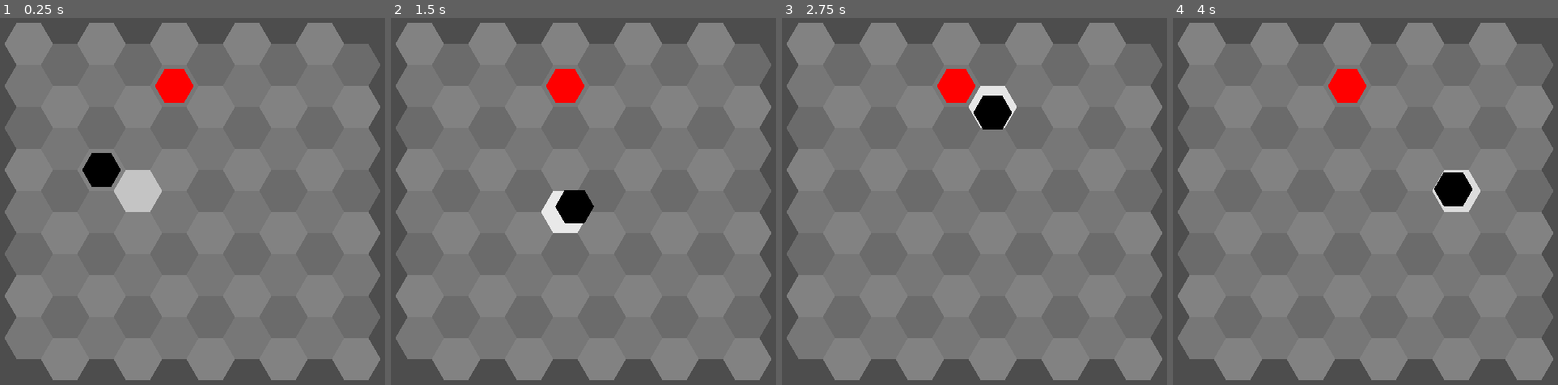
Above: before the commit, frames 1-4 (left to right).
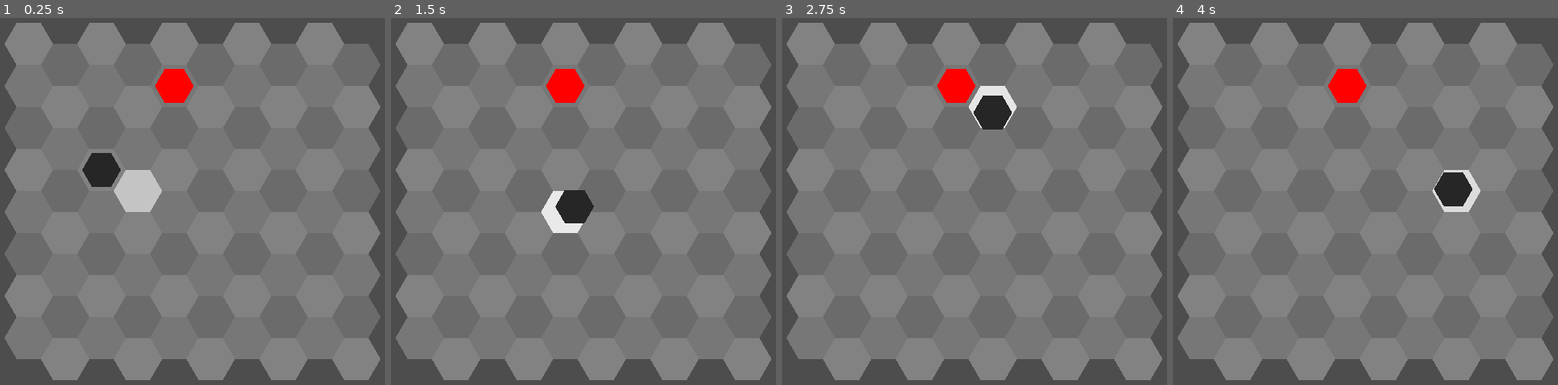
Above: after the commit, the same moments.

Repository: redpebble/sneksagon
Game: Godot game, scene res://scenes/map.tscn
Two runs of this game, one before a commit and one after it. Both use one fixed random seed, a clock stepped at 60 frames per second and the inputs below.
Inputs (mouse positions are in pixels of both pictures, inside the frame that each line leads up to):
- Up to frame 1 (0.25 s): no input
- Up to frame 2 (1.5 s): move the mouse to (691, 175) at 0.52 s; press the mouse at (691, 175) at 0.53 s; move the mouse to (487, 227) at 1.27 s; release the mouse at (487, 227) at 1.28 s; click (487, 227) at 1.35 s
- Up to frame 3 (2.75 s): move the mouse to (1024, 95) at 2.02 s; press the mouse at (1024, 95) at 2.03 s
- Up to frame 4 (4 s): move the mouse to (1342, 296) at 2.77 s; release the mouse at (1342, 296) at 2.78 s; click (1342, 296) at 2.85 s; move the mouse to (1511, 274) at 3.52 s; press the mouse at (1511, 274) at 3.53 s

The runs differ from the first frame. In frame 1, 0.7% of the frame differs, in the area x 21-32%, y 36-47%; in frame 2, 0.7%; in frame 3, 0.7%, in the area x 49-60%, y 21-31%; in frame 4, 0.7%.

Commit message:
lighten snake head a bit, don't allow moves when mouse is too close to head

Diff:
--- a/scenes/singleton/map_manager.gd
+++ b/scenes/singleton/map_manager.gd
@@ -44,7 +44,7 @@
 	hex_node.position = get_hex_world_position(coords)
 	hex_node.modulate = color
 
-	if hex_node is ObjectHex: # includes sub-classes, i.e. SnakeHex
+	if hex_node is ObjectHex: # includes sub-classes, i.e. SnakeHex, AppleHex
 		entities[coords] = [hex_node]
 		hex_node.moved.connect(_on_hex_moved)
 	else:
--- a/scenes/snake.gd
+++ b/scenes/snake.gd
@@ -28,8 +28,13 @@
 	Highlighter.highlight_coords(to_coords, is_valid_move(to_coords))
 
 func get_input_vector() -> Vector2:
-	var mouse_input_vector := head.global_position.direction_to(get_global_mouse_position())
-	return mouse_input_vector
+	var head_pos = head.global_position
+	var mouse_pos = get_global_mouse_position()
+
+	if head_pos.distance_to(mouse_pos) < MapManager.HEX_WIDTH / 2.0:
+		return Vector2.ZERO
+
+	return head_pos.direction_to(mouse_pos)
 
 func is_valid_move(to_coords: Vector2) -> bool:
 	if to_coords == head.grid_coords || !MapManager.valid_coords.has(to_coords):
@@ -76,7 +81,7 @@
 		new_hex.prev_segment = tail
 
 func make_head(hex_coords : Vector2) -> void:
-	head = MapManager.create_hex(snake_hex_scene.instantiate(), hex_coords, color)
+	head = MapManager.create_hex(snake_hex_scene.instantiate(), hex_coords, color.lightened(0.15))
 
 func get_tail() -> SnakeHex:
 	var current_hex := head
